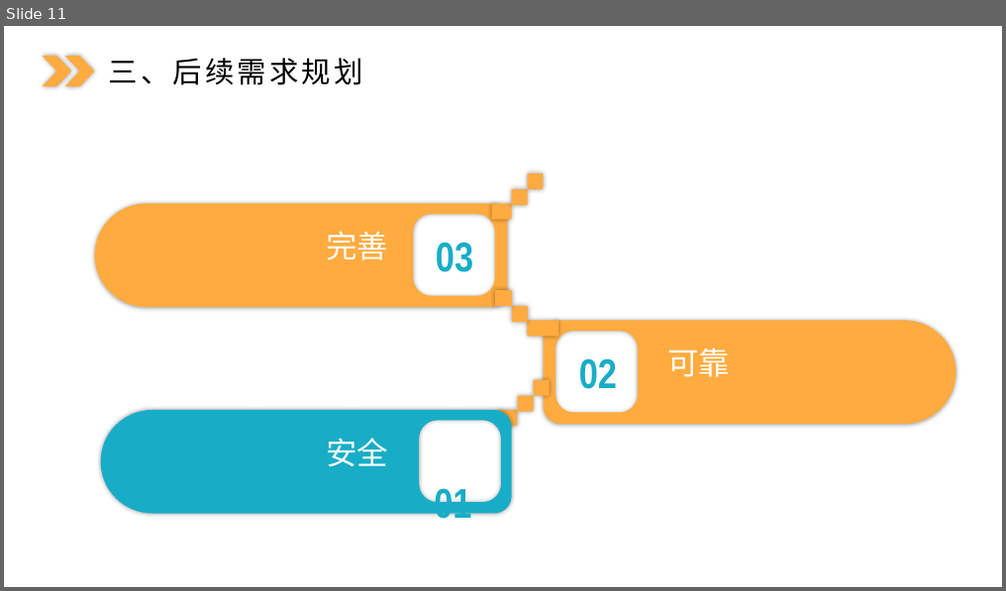
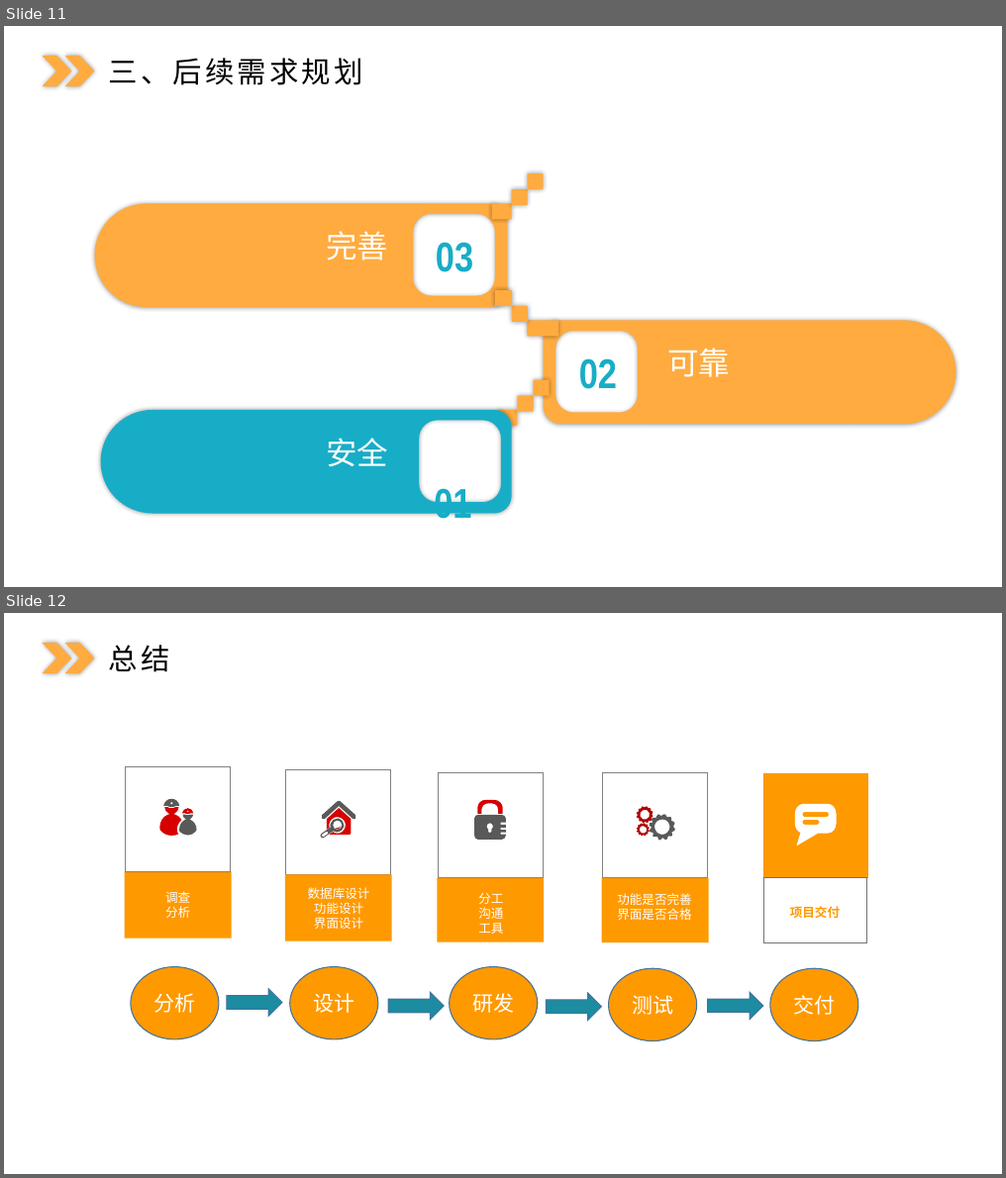
Before and after one commit to yy207/myshop, a slide deck: MyShop/files/线上商店(乐购网)演示文档.pptx. Shown one above the other, each under a label of ours: slide 11 before the commit, slides 11 and 12 after it. The pictures are 1006x591 and 1006x1178 pixels, drawn with LibreOffice and Linux fonts; fonts in the diff are those of the drawing. Boxes give left, top, right and bottom in pixels: in the first picture for what was removed or moved away, otherwise in the second. Text is boxed around its words. In the diff, an @@ line names an element or a change of style, - is before the commit and + after.

```diff
--- a/MyShop/files/线上商店(乐购网)演示文档.pptx
+++ b/MyShop/files/线上商店(乐购网)演示文档.pptx
@@ slide 12 added at [4,613,1002,1174], background #FFFFFF @@
@@ chevron added at [43,643,72,673], fill #FFAB3F @@
@@ chevron added at [65,643,95,673], fill #FFAB3F @@
@@ text added at [109,645,170,672], 28 pt, text #000000 @@
+总结
@@ group added at [125,767,232,939]: 4 freeform shapes, 2 rectangles, 1 text @@
+调查
+分析
@@ group added at [285,769,392,942]: 4 freeform shapes, 3 rectangles @@
+数据库设计
+功能设计
+界面设计
@@ group added at [438,772,545,942]: 3 rectangles, 2 freeform shapes @@
+分工
+沟通
+工具
@@ group added at [602,773,709,943]: 3 freeform shapes, 2 rectangles, 1 text @@
+功能是否完善
+界面是否合格
@@ group added at [763,773,868,944]: 2 rectangles, 1 freeform shape, 1 text @@
+项目交付
@@ group added at [131,967,859,1042]: 5 ellipses, 4 right arrows @@
+分析
+设计
+研发
+测试
+交付
```
Also in this commit, not shown: 1 slide changed.
